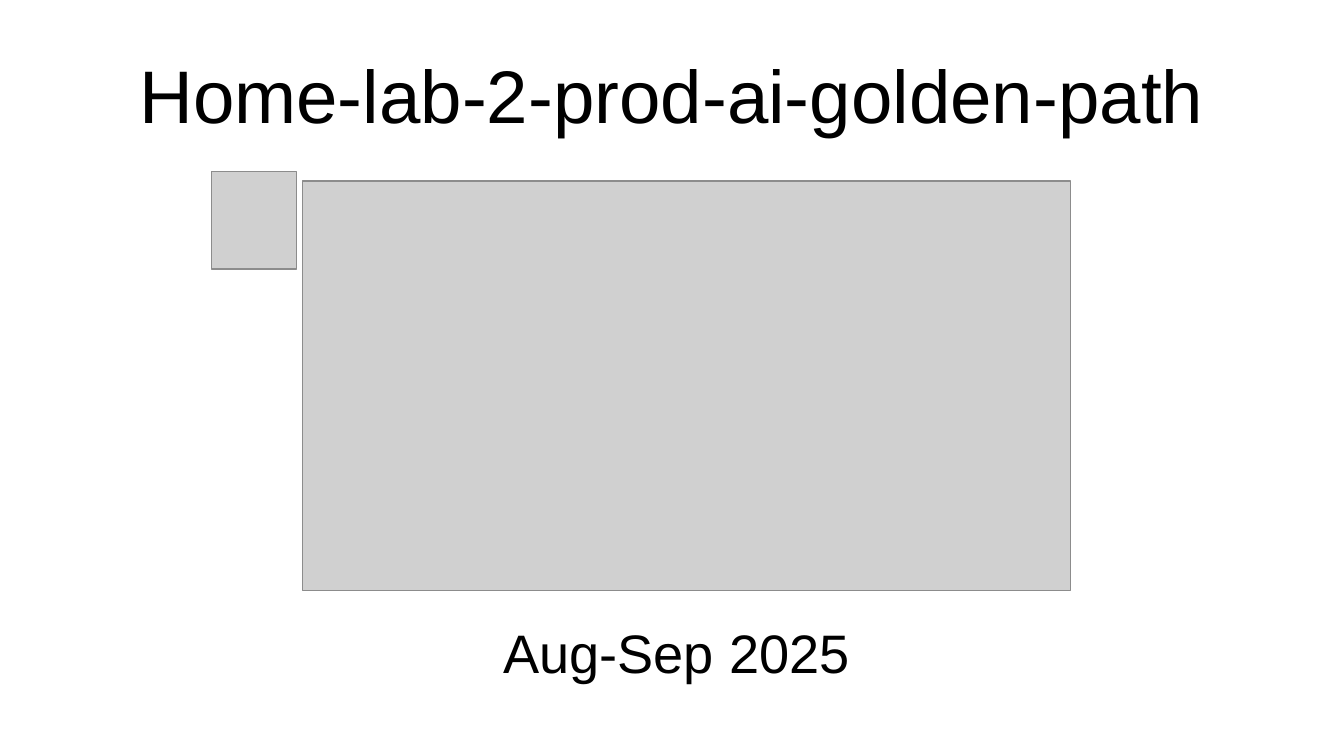
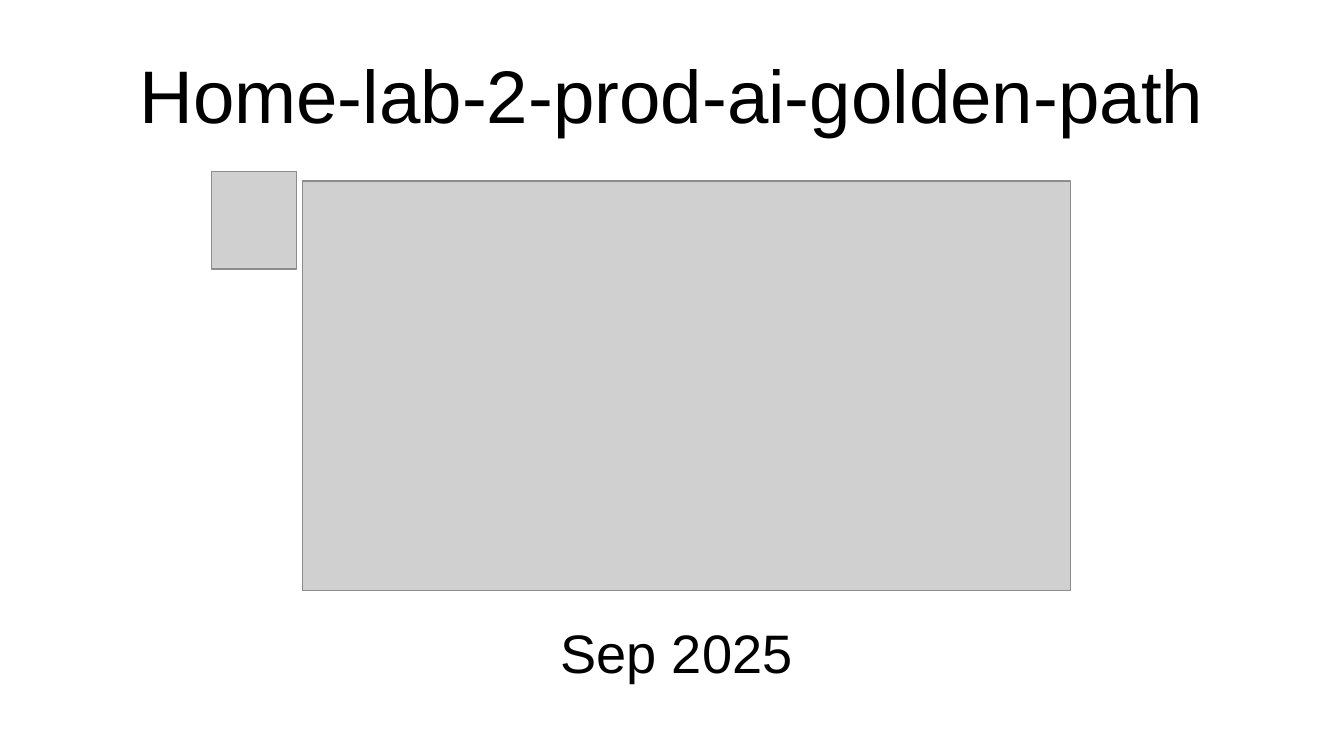
Before and after one commit to inigokintana/homelab-2-prod-ai-golden-path, a slide deck: slide 1 of docs/Presentation-homelab-2-prod-ai-golden-path.odp. Drawn at 1344x756 pixels with LibreOffice and Linux fonts; fonts in the diff are those of the drawing; grey boxes stand for pictures. Boxes give left, top, right and bottom in pixels: in the first picture for what was removed or moved away, otherwise in the second. Text is boxed around its words. In the diff, an @@ line names an element or a change of style, - is before the commit and + after.

```diff
--- a/docs/Presentation-homelab-2-prod-ai-golden-path.odp
+++ b/docs/Presentation-homelab-2-prod-ai-golden-path.odp
@@ subtitle at (561,635,793,683): text changed @@
-Aug-Sep 2025
+Sep 2025
```
Also in this commit, not shown: 4 other slides changed, 16 other files.
